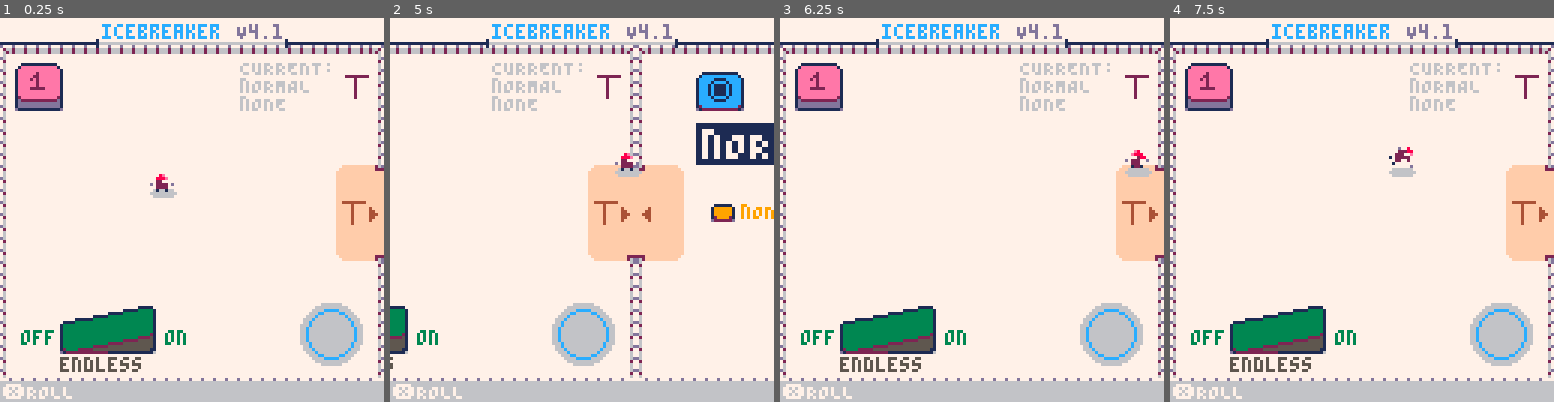
Above: before the commit, frames 1-4 (left to right).
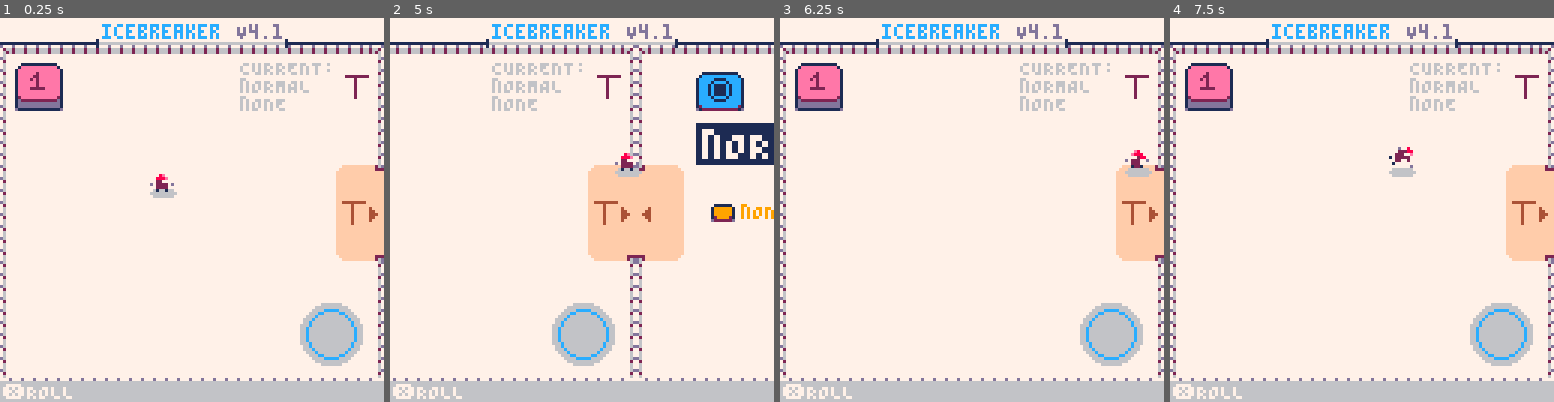
Above: after the commit, the same moments.

Repository: wsasaki01/icebreaker
Game: PICO-8 cartridge p3/icebreaker-p3.p8
Same seed, same stepped clock (60 frames per second), same inputs: the game is played once before the commit and once after it.
Inputs (mouse positions are in pixels of both pictures, inside the frame that each line leads up to):
- Up to frame 1 (0.25 s): no input
- Up to frame 2 (5 s): tap O (Z key) at 0.33, 0.7, 1.43, 2.22, 3.1, 3.98, 4.87 s; click (459, 121) at 0.67 s; tap X (X key) at 1.07, 2.07, 2.4, 2.73, 3.07, 3.4, 3.73, 4.07, 4.4, 4.73 s; click (520, 267) at 1.22 s; click (585, 114) at 1.77 s; hold Left 1.97-2.37 s; click (647, 259) at 2.32 s; hold Down 2.42-2.82 s; click (712, 106) at 2.87 s; hold Right 2.87-3.53 s; click (474, 256) at 3.42 s; hold Up 3.58-4.08 s; click (535, 102) at 3.97 s; hold Right 4.13-4.53 s; click (601, 248) at 4.52 s; hold Down from 4.58 s (still down)
- Up to frame 3 (6.25 s): click (1052, 94) at 5.07 s; tap X (X key) every 0.33 s from 5.07 to 6.07 s; release Down at 5.08 s; hold Left 5.13-5.8 s; click (1117, 244) at 5.62 s; tap O (Z key) at 5.75 s; hold Up 5.85-6.18 s; click (879, 90) at 6.17 s; hold Left from 6.23 s (still down)
- Up to frame 4 (7.5 s): tap X (X key) every 0.33 s from 6.4 to 7.4 s; release Left at 6.63 s; tap O (Z key) at 6.63 s; hold Down 6.68-7.08 s; click (1331, 236) at 6.72 s; hold Right from 7.13 s (still down); click (1396, 83) at 7.27 s

The runs differ from the first frame. In frame 1, 3.3% of the frame differs, in the area x 5-49%, y 75-93%; in frame 2, 0.7%; in frame 3, 3.3%; in frame 4, 3.3%.

Commit message:
Finish all levels to unlock endless

Diff:
--- a/p3/draw.lua
+++ b/p3/draw.lua
@@ -21,14 +21,16 @@
             end
         end
 
-        print("off         on",7,104,3)
-        if endless then
-            sspr(104,40,16,16,20,96,16,16,true)
-            sspr(88,40,16,16,36,96,16,16,true)
-        else
-            sspr(88,40,32,16,20,96)
-        end
-        print("endless",20,113,5)
+        if unlocked>=8 then
+            print("off         on",7,104,3)
+            if endless then
+                sspr(104,40,16,16,20,96,16,16,true)
+                sspr(88,40,16,16,36,96,16,16,true)
+            else
+                sspr(88,40,32,16,20,96)
+            end
+            print("endless",20,113,5)
+        end
 
         starter:draw()
         p:draw()
--- a/p3/init.lua
+++ b/p3/init.lua
@@ -142,7 +142,6 @@
         2-0/0/6 | 3-0/0/9 | 5-0/015 | 8-0/0/30 | 10-0/0/40 | 10-0/0/50 | 10-0/0/50 | 12-0/0/60 | 12-0/0/70 | 15-0/0/70 | 15-0/0/100
         ;
         1-5/0/0 | 2-6/0/0 | 5-6/2/0 | 8-10/2/2 | 8-10/2/2 | 8-10/2/2,
-        1-5/0/0,
         1-5/3/1 | 2-5/3/3 | 3-10/3/3 | 5-15/10/5 | 5-15/10/6 | 6-15/10/6 | 7-15/5/10 | 9-20/8/10 | 10-30/10/5 | 10-50/10/5 | 12-60/20/15
     ]]
 
@@ -175,8 +174,7 @@
         }},
         {"teleport", {
             {"bLINK", "lIKE MAGIC!", unlocked>6, "00000000", 0},
-            {"sPLIT", "tHERE'S SO MANY!", unlocked>7, "00000000", 0},
-            {"fINAL", "tHE LAST CHALLENGE...", unlocked>8, "00000000", 0}
+            {"fINAL", "tHE LAST CHALLENGE...", unlocked>7, "00000000", 0}
         }}
     }
     cnt=1
--- a/p3/ui.lua
+++ b/p3/ui.lua
@@ -145,7 +145,14 @@
                     end
                 elseif type==2 then
                     print(alpha[cnt], x+6, y+(pressed and 7 or 4), 4)
-                    if (dget(8+(parent_cnt-1)*18+(cnt-1)*6)==0) print("\^i\#7NEW", x+10, y, 0)
+
+                    if dget(8+(parent_cnt-1)*18+(cnt-1)*6)==0 then
+                        print("\^i\#7NEW", x+10, y, 0)
+                        if cnt==1 and (parent_cnt==2 or parent_cnt==3) then
+                            print("\^i\#9NEW", 114, 71, 4)
+                        end
+                    end
+
                     if pressed then
                         local info=level_tiles[parent_cnt][2][cnt]
                         cursor(28, 45)
--- a/p3/update.lua
+++ b/p3/update.lua
@@ -60,12 +60,14 @@
                     36,100,15,10
                 )
 
-                if collide_left and not collide_right and endless then
-                    endless=false
-                    sfx(17)
-                elseif collide_right and not collide_left and not endless then
-                    endless=true
-                    sfx(17)
+                if unlocked >= 8 then
+                    if collide_left and not collide_right and endless then
+                        endless=false
+                        sfx(17)
+                    elseif collide_right and not collide_left and not endless then
+                        endless=true
+                        sfx(17)
+                    end
                 end
             end
 
